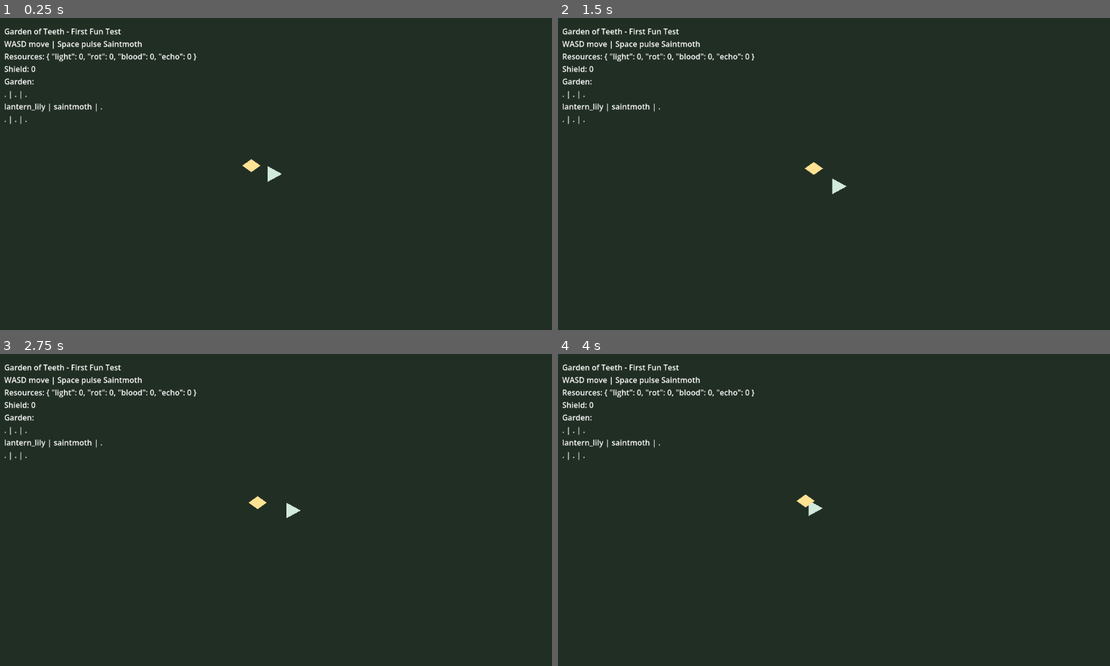
Above: before the commit, frames 1-4 (two rows, left to right).
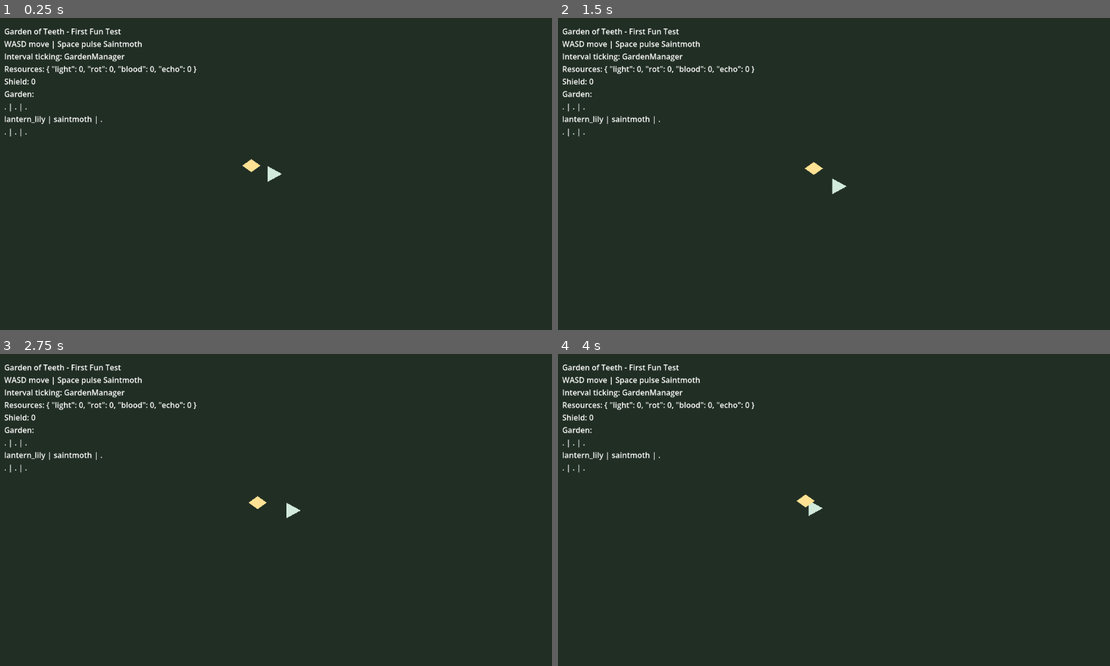
Above: after the commit, the same moments.

Repository: ImperfectRain/Garden-Godot
Game: Godot game, scene res://game/scenes/debug/first_fun_test.tscn
Same seed, same stepped clock (60 frames per second), same inputs: the game is played once before the commit and once after it.
Inputs:
- Up to frame 1 (0.25 s): no input
- Up to frame 2 (1.5 s): tap Enter at 0.5 s; hold D (move_right) 0.53-1.28 s; hold Space (pulse) 0.53-1.28 s; hold S (move_down) from 1.28 s (still down); tap Space (pulse) at 1.35 s
- Up to frame 3 (2.75 s): release S (move_down) at 2.03 s; hold D (move_right) from 2.03 s (still down); hold Space (pulse) from 2.03 s (still down)
- Up to frame 4 (4 s): release D (move_right) at 2.78 s; release Space (pulse) at 2.78 s; hold W (move_up) 2.78-3.53 s; tap Space (pulse) at 2.85 s; hold A (move_left) from 3.53 s (still down); hold Space (pulse) from 3.53 s (still down)

The runs differ from the first frame. In frame 1, 1.3% of the frame differs, in the area x 0-36%, y 11-39%; in frame 2, 1.3%; in frame 3, 1.3%; in frame 4, 1.3%.

Commit message:
mvp: implement garden interval ticking

Diff:
--- a/game/scripts/core/first_fun_test.gd
+++ b/game/scripts/core/first_fun_test.gd
@@ -3,8 +3,6 @@
 @onready var player := $Player
 @onready var saintmoth := $Saintmoth
 @onready var debug_label := $CanvasLayer/DebugLabel
-
-var _produce_timer := 0.0
 
 
 func _ready() -> void:
@@ -18,10 +16,7 @@
 
 
 func _process(delta: float) -> void:
-	_produce_timer += delta
-	if _produce_timer >= 5.0:
-		_produce_timer = 0.0
-		GardenManager.trigger_piece(Vector2i(0, 1), "on_interval")
+	GardenManager.process_intervals(delta)
 
 
 func _on_piece_triggered(_cell: Vector2i, piece_id: String, _trigger: Dictionary) -> void:
@@ -37,6 +32,7 @@
 	var lines: Array[String] = [
 		"Garden of Teeth - First Fun Test",
 		"WASD move | Space pulse Saintmoth",
+		"Interval ticking: GardenManager",
 		"Resources: %s" % GardenResources.get_all(),
 		"Shield: %s" % player.shield,
 		"Garden:"
--- a/game/scripts/garden/garden_manager.gd
+++ b/game/scripts/garden/garden_manager.gd
@@ -12,6 +12,7 @@
 var cells: Dictionary = {}
 var selected_cell := HEART_CELL
 var last_trigger: Dictionary = {}
+var _interval_timers: Dictionary = {}
 
 
 func _ready() -> void:
@@ -20,6 +21,7 @@
 
 func reset_grid() -> void:
 	cells.clear()
+	_interval_timers.clear()
 	for y in range(GRID_SIZE.y):
 		for x in range(GRID_SIZE.x):
 			cells[Vector2i(x, y)] = ""
@@ -41,6 +43,7 @@
 		placement_failed.emit(cell, piece_id, "Unknown garden piece id")
 		return false
 	cells[cell] = piece_id
+	_clear_interval_timers_for_cell(cell)
 	piece_placed.emit(cell, piece_id)
 	return true
 
@@ -52,6 +55,7 @@
 	if piece_id.is_empty():
 		return ""
 	cells[cell] = ""
+	_clear_interval_timers_for_cell(cell)
 	piece_removed.emit(cell, piece_id)
 	return piece_id
 
@@ -70,6 +74,26 @@
 
 func pulse_selected() -> bool:
 	return trigger_piece(selected_cell, "on_pulse")
+
+
+func process_intervals(delta: float) -> void:
+	for cell in cells.keys():
+		var piece_id := str(cells.get(cell, ""))
+		if piece_id.is_empty():
+			continue
+		var piece := ContentDatabase.get_garden_piece(piece_id)
+		for trigger in piece.get("triggers", []):
+			if trigger.get("event", "") != "on_interval":
+				continue
+			var cooldown := float(trigger.get("cooldown", 0.0))
+			if cooldown <= 0.0:
+				continue
+			var timer_key := _get_interval_timer_key(cell, trigger)
+			var next_time := float(_interval_timers.get(timer_key, 0.0)) + delta
+			if next_time >= cooldown:
+				next_time -= cooldown
+				_apply_trigger(cell, piece_id, trigger)
+			_interval_timers[timer_key] = next_time
 
 
 func produce_from_intervals() -> void:
@@ -140,3 +164,14 @@
 	}
 	piece_triggered.emit(cell, piece_id, trigger)
 	Bloomchains.record_trigger(cell, piece_id, trigger)
+
+
+func _get_interval_timer_key(cell: Vector2i, trigger: Dictionary) -> String:
+	return "%s,%s:%s" % [cell.x, cell.y, trigger.get("id", trigger.get("action", "on_interval"))]
+
+
+func _clear_interval_timers_for_cell(cell: Vector2i) -> void:
+	var prefix := "%s,%s:" % [cell.x, cell.y]
+	for timer_key in _interval_timers.keys():
+		if str(timer_key).begins_with(prefix):
+			_interval_timers.erase(timer_key)
Not shown, changed: docs/COMMIT_LOG.md
Not shown, changed: docs/TECHNICAL_DESIGN.md
